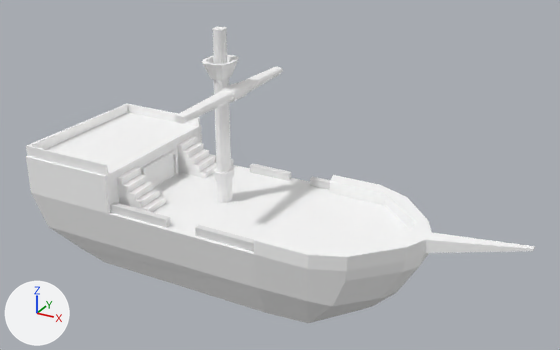
Renders of the glTF model livre-game-jam/models/navio_pequeno.glb from each side of a commit.
Camera for both pictures: a 50 mm lens placed at (34.4, -52.3, 29.8), pointed at (5.7, -0.1, 3.6). The lights are fixed; the arrows at lower left show +X, +Y and +Z. Where no turn or scale is listed for an object, it has been applied to the vertices. Vertices at the same position are counted once.

Script lines for the objects in view, before the commit:
```python
me_cube = bpy.data.meshes.new('Cube')
me_cube.from_pydata(...)  # 40 vertices, 60 faces; spans x -7.67..7.22, y -0.01..13.7, z -0.03..0.74
me_plane_001 = bpy.data.meshes.new('Plane.001')
me_plane_001.from_pydata(...)  # 101 vertices, 206 faces; spans x -16.2..26.7, y -7.2..7.2, z -6.6..4.5
me_plane_001.materials.append(mat_madeira)  # white #ffffff
me_plane_002 = bpy.data.meshes.new('Plane.002')
me_plane_002.from_pydata(...)  # 228 vertices, 438 faces; spans x -1.2..2.0, y -7.6..7.6, z 0.0..15.4
me_plane_002.materials.append(mat_madeira)  # white #ffffff
me_plane_003 = bpy.data.meshes.new('Plane.003')
me_plane_003.from_pydata(...)  # 16 vertices, 28 faces; spans x -7.16..-6.82, y -2.5..2.5, z 0.0..2.53
me_plane_003.materials.append(mat_madeira)  # white #ffffff
me_plane_004 = bpy.data.meshes.new('Plane.004')
me_plane_004.from_pydata(...)  # 24 vertices, 44 faces; spans x -1.25..1.91, y -1.31..1.31, z -1.13..1.78
me_plane_004.materials.append(mat_madeira_002)  # white #ffffff
me_plane_005 = bpy.data.meshes.new('Plane.005')
me_plane_005.from_pydata(...)  # 24 vertices, 44 faces; spans x -1.25..1.91, y -1.31..1.31, z -1.13..1.78
me_plane_005.materials.append(mat_madeira)  # white #ffffff
ob_door = bpy.data.objects.new('Door', me_plane_003)
ob_door.location = (0.0, 0.0, 0.0)
ob_leftstair = bpy.data.objects.new('LeftStair', me_plane_005)
ob_leftstair.location = (-6.01, 4.41, 1.06)
ob_leftstair_001 = bpy.data.objects.new('LeftStair.001', me_plane_004)
ob_leftstair_001.location = (-6.01, -4.39, 1.06)
ob_mast = bpy.data.objects.new('Mast', me_plane_002)
ob_mast.location = (0.0, 0.0, 0.0)
ob_railing = bpy.data.objects.new('Railing', me_cube)
ob_railing.location = (0.34, -6.85, 0.01)
ob_ship = bpy.data.objects.new('Ship', me_plane_001)
ob_ship.location = (0.0, 0.0, 0.0)
```
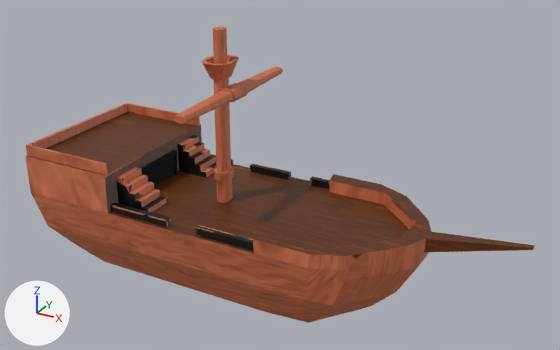
Where the newer file only moved an object's origin or applied its transform, the numbers keep the older frame.

What differs and where, as boxes (x1, y1, x2, y2) in the pictures (560 x 350 px; the box of a moved part takes in the faces that stretch with it):
'Mast', recoloured, surface changed (white to brown)
    both: (175, 27, 283, 203)
'Railing', recoloured (white to black)
    both: (110, 154, 330, 252)
'LeftStair.001', recoloured, moved
    before: (117, 167, 166, 212)
    after: (116, 167, 166, 212)
'LeftStair', recoloured, moved (white to black)
    before: (177, 136, 217, 178)
    after: (177, 135, 217, 178)
'Door', recoloured (grey to black)
    both: (141, 150, 178, 187)
part 1 of me_plane_001, moved or reshaped
    both: (26, 103, 535, 323)

The edits, one by one:
Picture 'navio' (img_navio) is new.
Material 'preto' (mat_preto) is new.
Its base color is (0.0, 0.0, 0.0) (black #000000).
Its roughness is 1.0.
Material 'madeira1' (mat_madeira1) is new.
Its texture is img_navio.
Material 'madeira.001' (mat_madeira_001) is new.
Uses the picture img_navio.
me_plane_001 has 101 vertices, 206 faces and spans x -16.2..26.7, y -7.2..7.2, z -6.6..4.5.
me_plane_001 is used by ob_ship; location (0.0, 0.0, 0.0).
me_plane_001 no longer uses material mat_madeira (white #ffffff).
me_plane_001 part 1: the whole mesh is moved by (-4.5, -0.3, 0.2).
me_plane_001 now uses material mat_madeira_001.
me_plane_002 has 228 vertices, 438 faces and spans x -1.2..2.0, y -7.6..7.6, z 0.0..15.4.
me_plane_002 is used by ob_mast; location (0.0, 0.0, 0.0).
me_plane_002 no longer uses material mat_madeira (white #ffffff).
me_plane_002 part 2: texture (UV) coordinates of 438 of 438 faces, centred in x -1.1..2.0, y -7.6..7.6, z 0.7..15.4, changed; they spanned u 0.03..0.26, v 0.0..0.86 and now span u 0.1..0.98, v 0.0..0.97.
me_plane_002 now uses material mat_madeira1 (picture img_navio).
me_plane_003 has 16 vertices, 28 faces and spans x -7.16..-6.82, y -2.5..2.5, z 0.0..2.53.
me_plane_003 no longer uses material mat_madeira (white #ffffff).
me_plane_003 now uses material mat_preto (black #000000).
me_plane_005 has 24 vertices, 44 faces and spans x -1.25..1.91, y -1.31..1.31, z -1.13..1.78.
me_plane_005 no longer uses material mat_madeira (white #ffffff).
me_plane_005 now uses material mat_madeira1 (picture img_navio).
me_cube has 40 vertices, 60 faces and spans x -7.67..7.22, y -0.01..13.7, z -0.03..0.74.
me_cube now uses material mat_madeira1 (picture img_navio).
me_plane_004 has 24 vertices, 44 faces and spans x -1.25..1.91, y -1.31..1.31, z -1.13..1.78.
me_plane_004 no longer uses material mat_madeira_002 (white #ffffff).
me_plane_004 now uses material mat_madeira1 (picture img_navio).
Object 'Ship' (ob_ship) moves from (0.0, 0.0, 0.0) to (4.47, 0.28, -0.11).
Object 'LeftStair' (ob_leftstair) moves from (-6.01, 4.41, 1.06) to (-5.91, 4.44, 1.13).
Object 'LeftStair.001' (ob_leftstair_001) moves from (-6.01, -4.39, 1.06) to (-5.91, -4.47, 1.13).
